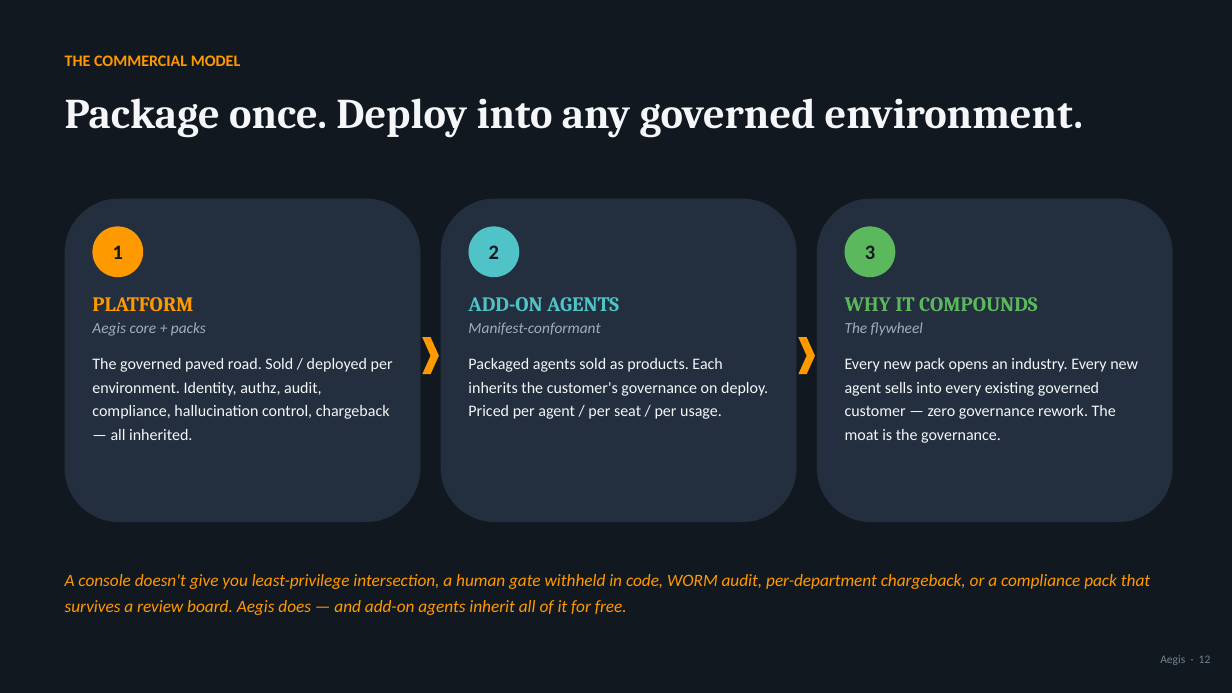
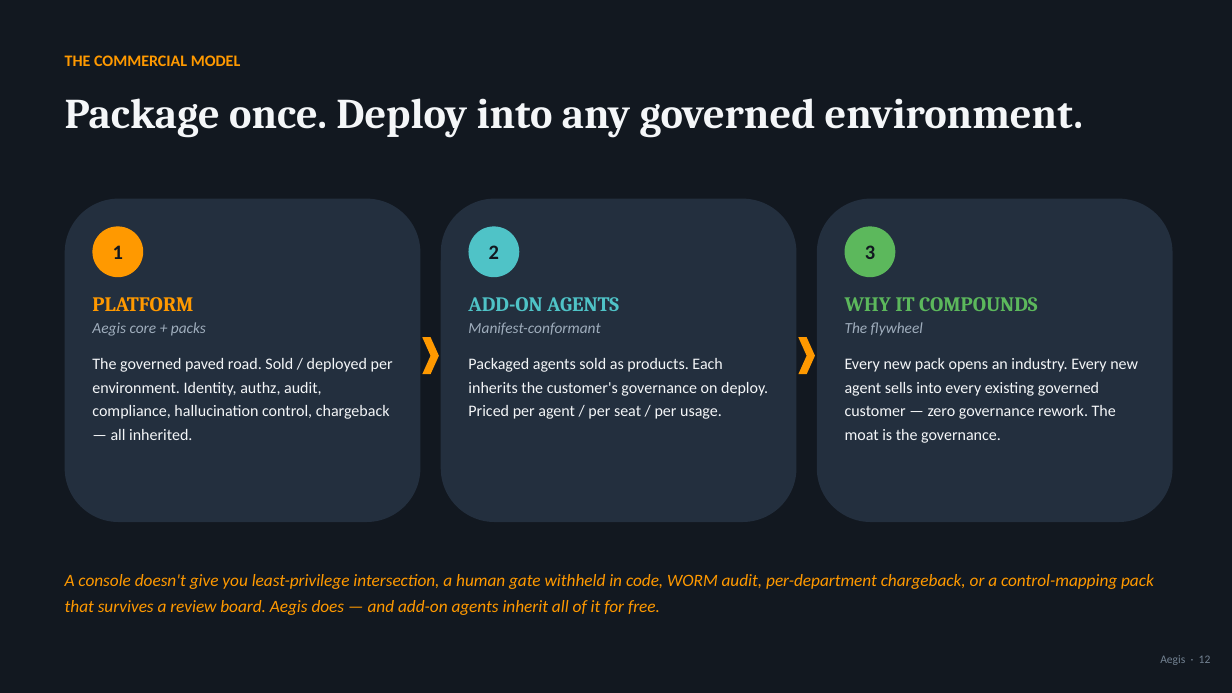
Before and after one commit to virtualryder/aegis-ai-governance-platform-aws, a slide deck: slide 12 of Aegis-Master-Deck.pptx. Drawn at 1232x693 pixels with LibreOffice and Linux fonts; fonts in the diff are those of the drawing. Boxes give left, top, right and bottom in pixels: in the first picture for what was removed or moved away, otherwise in the second. Text is boxed around its words. In the diff, an @@ line names an element or a change of style, - is before the commit and + after.

Commit message:
gtm: carry reference-architecture framing + GxP reframe into the decks and one-pagers
Patches all 7 GTM binaries (29 text sites) to match the markdown pass: category becomes Governed-Agent Reference Architecture; 'compliance pack' becomes 'control-mapping pack'; the GxP row in Aegis-Architecture-and-GTM now states it provides controls that SUPPORT the sponsor's validation activities, with IQ/OQ/PQ, validation plan and report, SOPs, training and change control customer-owned.

Brand: deliberately renders the category as '... Reference Architecture FOR AWS', never 'AWS ... Reference Architecture' -- the latter reads as an official AWS-published asset and would violate the do-not-imply-an-AWS-solution rule. Master deck tagline 'Governance is the product.' -> 'Governance is the point.' since we no longer position this as a product.

Hygiene: document authorship was OpenAI (gtm deck), python-docx (x3), Aegis Platform Team, and blank, with lastModifiedBy 'Un-named' -- all normalized to David Ryder. An AWS-facing deck authored by 'OpenAI' in File > Properties was the notable one.

Method: XML parts patched in place with every other zip entry copied byte-for-byte, avoiding the python-pptx re-serialization that previously stripped embedded media. Verified post-write: part counts unchanged, media byte-identical, no non-XML drift, CRC clean on all 7.

```diff
--- a/Aegis-Master-Deck.pptx
+++ b/Aegis-Master-Deck.pptx
@@ text at [65, 574, 1154, 615]: text changed @@
-A console doesn't give you least-privilege intersection, a human gate withheld in code, WORM audit, per-department chargeback, or a compliance pack that survives a review board. Aegis does — and add-on agents inherit all of it for free.
+A console doesn't give you least-privilege intersection, a human gate withheld in code, WORM audit, per-department chargeback, or a control-mapping pack that survives a review board. Aegis does — and add-on agents inherit all of it for free.
```
Also in this commit, not shown: 1 other slide changed, 6 other files.
